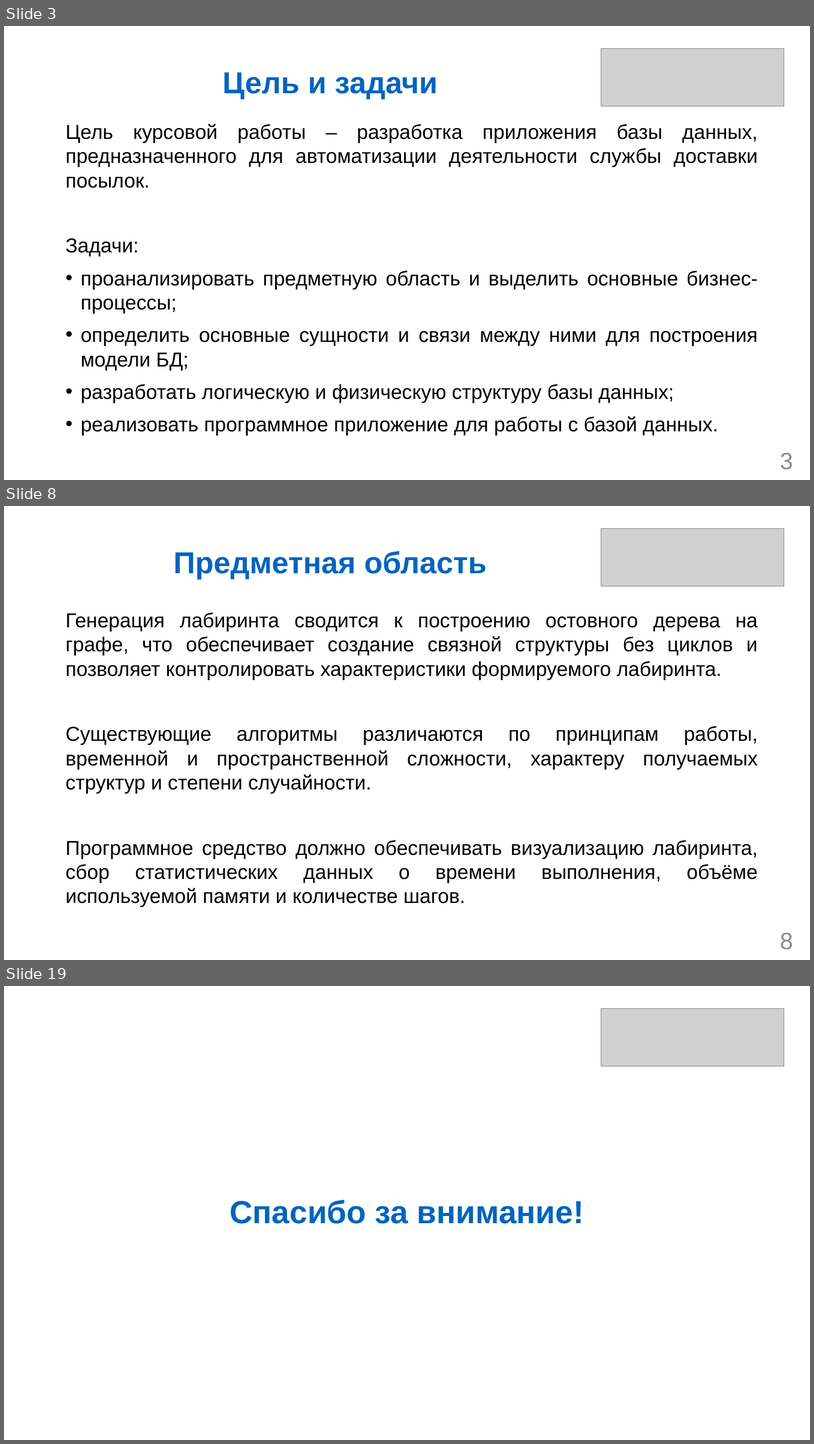
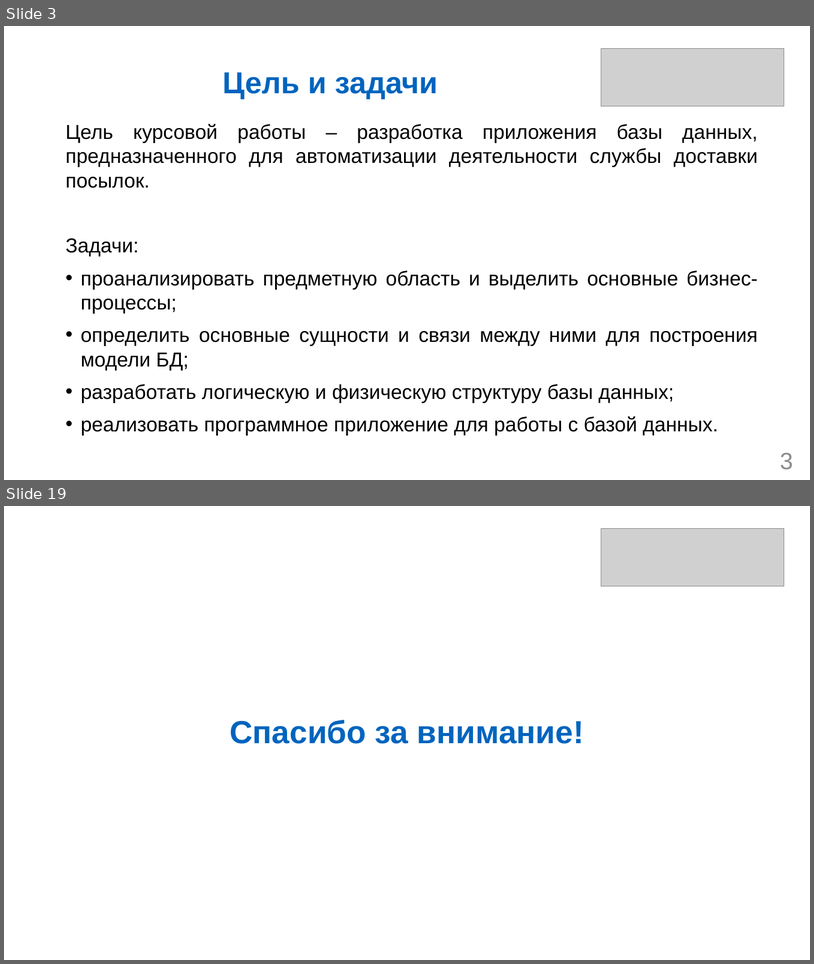
Before and after one commit to DimaDima51/db-coursework, a slide deck: Котельников ИВТб23о-1 Курсовая работа.pptx. Shown one above the other, each under a label of ours: slides 3, 8 and 19 before the commit, slides 3 and 19 after it; the slides between them are not shown. The pictures are 814x1444 and 814x964 pixels, drawn with LibreOffice and Linux fonts; fonts in the diff are those of the drawing; grey boxes stand for pictures. Boxes give left, top, right and bottom in pixels: in the first picture for what was removed or moved away, otherwise in the second. Text is boxed around its words. In the diff, an @@ line names an element or a change of style, - is before the commit and + after.

```diff
--- a/Котельников ИВТб23о-1 Курсовая работа.pptx
+++ b/Котельников ИВТб23о-1 Курсовая работа.pptx
@@ slide 8 removed at (4, 506, 810, 960), background #FFFFFF @@
@@ picture removed at (601, 528, 785, 586) @@
@@ title removed at (174, 551, 487, 579) @@
-Предметная область
@@ text removed at (66, 612, 758, 907) @@
-Генерация лабиринта сводится к построению остовного дерева на графе, что обеспечивает создание связной структуры без циклов и позволяет контролировать характеристики формируемого лабиринта.
-Существующие алгоритмы различаются по принципам работы, временной и пространственной сложности, характеру получаемых структур и степени случайности.
-Программное средство должно обеспечивать визуализацию лабиринта, сбор статистических данных о времени выполнения, объёме используемой памяти и количестве шагов.
@@ page number removed at (780, 932, 794, 949) @@
-8
```
Also in this commit, not shown: 3 slides changed, 12 slides added, 11 other slides removed, 6 other files.
